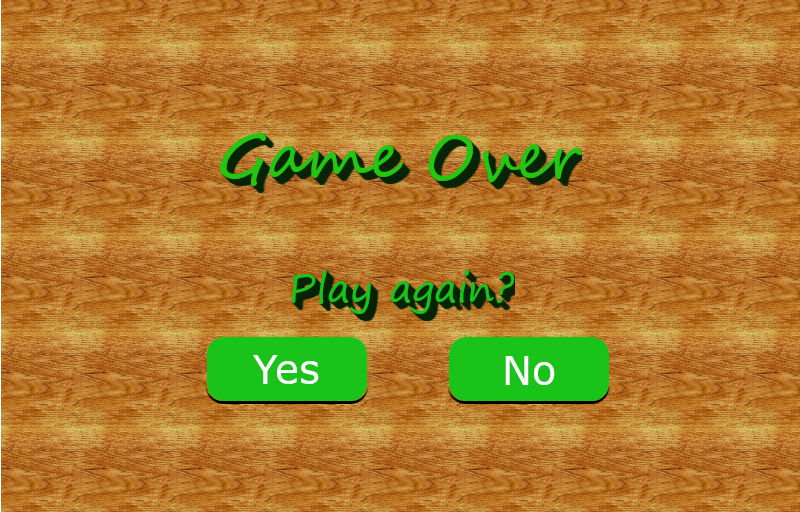
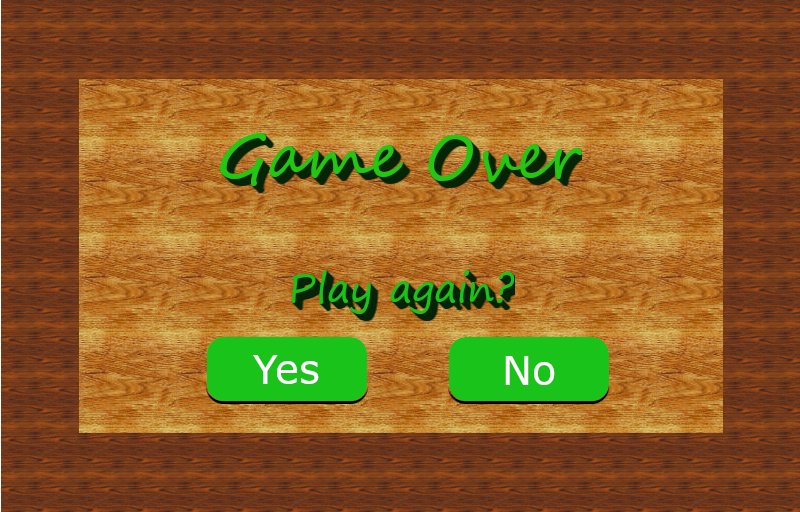
Layers edited between the first and the second 800 x 512 image:
painted on "Background" over [1, 0, 800, 512]
